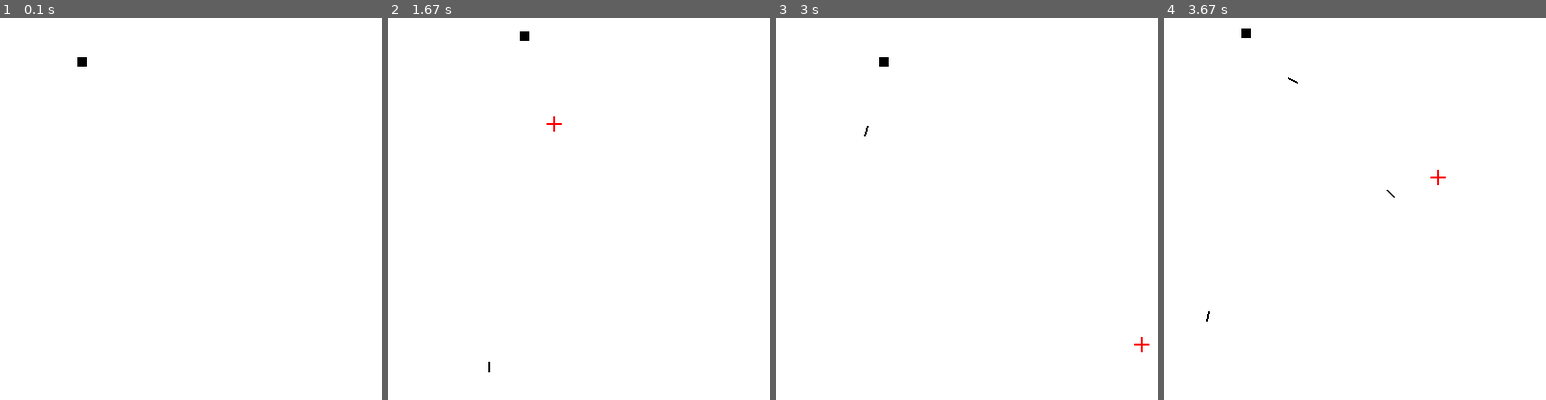
Above: before the commit, frames 1-4 (left to right).
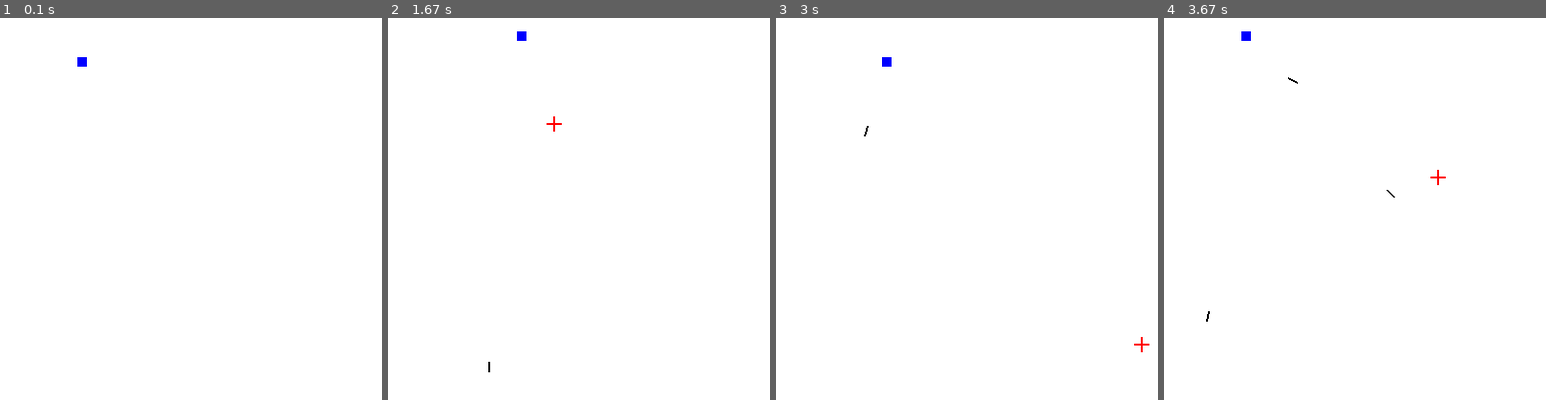
Above: after the commit, the same moments.

Repository: zwang20/Chaos
Game: pygame game, started from chaos.py
The game is run twice, just before and just after one commit, with the same random seed, the same clock (stepped at 60 frames per second) and the same inputs.
Inputs (mouse positions are % of the whole screen's width and height, from its top left):
- Up to frame 1 (0.1 s): no input
- Up to frame 2 (1.67 s): press the mouse at (82, 47) at 0.37 s; move the mouse to (66, 52) at 0.47 s; release the mouse at (50, 57) at 0.6 s; hold D 0.67-1.13 s; click (26, 51) at 0.75 s; hold W 1.17-1.47 s; click (19, 74) at 1.25 s; hold D from 1.5 s (still down); click (62, 59) at 1.58 s
- Up to frame 3 (3 s): release D at 1.97 s; hold A 2-2.53 s; click (26, 30) at 2.08 s; hold S 2.57-2.87 s; click (51, 61) at 2.65 s; hold A from 2.9 s (still down); click (88, 88) at 2.98 s
- Up to frame 4 (3.67 s): release A at 3.3 s; hold W from 3.33 s (still down); click (76, 66) at 3.42 s
The pictures show only the part of the screen within x 40-90%, y 45-95%; the shares and areas given below are measured in that part.

The runs differ from the first frame. In frame 1, less than 0.1% of the frame differs, in the area x 20-23%, y 10-13%; in frame 2, less than 0.1%, in the area x 33-37%, y 3-6%; in frame 3, less than 0.1%; in frame 4, less than 0.1%.

Commit message:
Player Class

Diff:
--- a/chaos.py
+++ b/chaos.py
@@ -30,9 +30,6 @@
 # Disable Mouse
 pygame.mouse.set_visible(False)
 
-# position
-pos = [400, 400]
-
 class Enemy:
     objects = []
     width = 10
@@ -68,17 +65,18 @@
                 i.x += i.vector_x
                 i.y += i.vector_y
 
+
 class Player:
     objects = []
     width = 10
     height = 10
 
-    def __init__(self):
-        self.x = 400
-        self.y = 400
+    def __init__(self, x, y):
+        self.x = x
+        self.y = y
         Player.objects.append(self)
 
-    def display():
+    def display(self):
         for i in Player.objects:
             pygame.draw.rect(display, blue, (i.x, i.y, Player.width, Player.height))
 
@@ -86,6 +84,7 @@
         self.x += x
         self.y += y
 
+
 class Block:
     objects = []
 
@@ -99,6 +98,7 @@
     def display():
         for i in Block.objects:
             pygame.draw.rect(display, black, (i.x, i.y, i.width, i.length))
+
 
 def collision_detection():
     for i in Bullet.objects:
@@ -122,6 +122,8 @@
 
 def game():
 
+    player = Player(400, 400)
+
     # Init cooldown
     cooldown = 0
     Block(200, 200, 100, 100)
@@ -139,6 +141,7 @@
         Bullet.renew()
         Bullet.display()
         Block.display()
+        player.display()
 
         # fire
         fire = False
@@ -159,20 +162,16 @@
             quit()
 
         if keys[pygame.K_w]:  # Up
-            if pos[1] > 0:
-                pos[1] -= 3
+            player.move(0, -3)
 
         if keys[pygame.K_d]:  # Right
-            if pos[0] < 790:
-                pos[0] += 3
+            player.move(3, 0)
 
         if keys[pygame.K_a]:  # Left
-            if pos[0] > 0:
-                pos[0] -= 3
+            player.move(-3, 0)
 
         if keys[pygame.K_s]:  # Down
-            if pos[1] < 790:
-                pos[1] += 3
+            player.move(0, 3)
 
         # Pause
         if keys[pygame.K_p]:
@@ -200,10 +199,10 @@
         sge_rect(display, mouse_pos[0]-1, mouse_pos[1]-8, 2, 16, red)
 
         # player
-        sge_rect(display, *pos, 10, 10)
+        # sge_rect(display, player.x, player.y, 10, 10)
         # start temp
         # temp ratios
-        temp = (((((mouse_pos[0]-pos[0])**2)+((mouse_pos[1]-pos[1])**2))**0.5)/10)
+        temp = (((((mouse_pos[0]-player.x)**2)+((mouse_pos[1]-player.y)**2))**0.5)/10)
 
         # temp ZeroDivision error
         if temp != 0:
@@ -211,7 +210,7 @@
             # Fire
             if fire and cooldown < 100 and cooldown%4 == 0:
 
-                Bullet(*pos, (mouse_pos[0]-pos[0])/temp, (mouse_pos[1]-pos[1])/temp)
+                Bullet(player.x, player.y, (mouse_pos[0]-player.x)/temp, (mouse_pos[1]-player.y)/temp)
                 cooldown +=10
 
         # end temp
